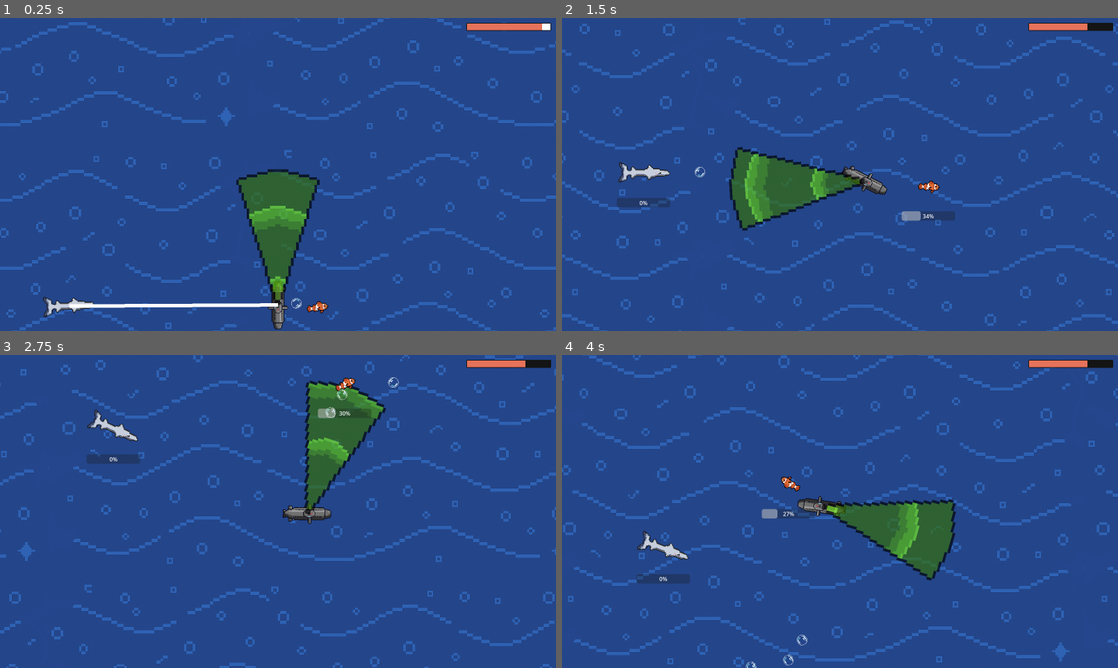
Above: before the commit, frames 1-4 (two rows, left to right).
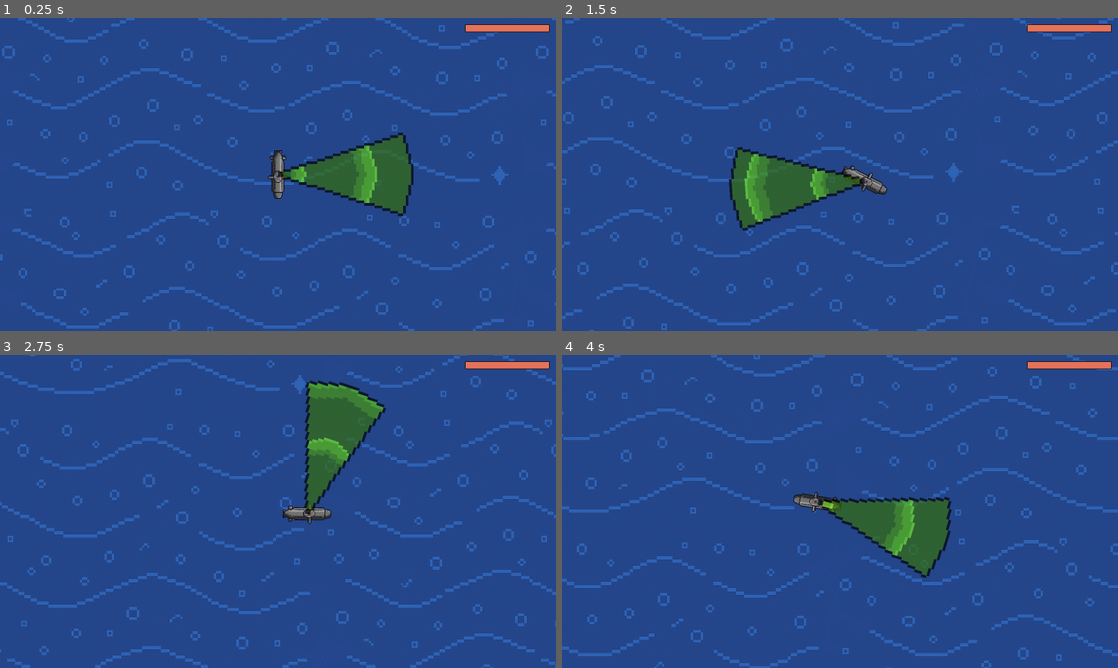
Above: after the commit, the same moments.

Repository: AbuHarambe/Deepsea_Invaders
Game: Godot game, scene res://Scenes/main.tscn
Two runs of this game, one before a commit and one after it. Both use one fixed random seed, a clock stepped at 60 frames per second and the inputs below. This scene is started directly instead of the project's main scene. The engine's default icon, where the game draws it, is replaced by a stand-in: a white triangle on a blue panel in a dark square.
Inputs (mouse positions are in pixels of both pictures, inside the frame that each line leads up to):
- Up to frame 1 (0.25 s): no input
- Up to frame 2 (1.5 s): move the mouse to (962, 158) at 0.52 s; hold D (Right) 0.53-1.28 s; click (962, 158) at 0.67 s; move the mouse to (728, 190) at 1.27 s; hold S (Down) from 1.28 s (still down)
- Up to frame 3 (2.75 s): move the mouse to (333, 442) at 2.02 s; release S (Down) at 2.03 s; hold D (Right) from 2.03 s (still down)
- Up to frame 4 (4 s): move the mouse to (812, 574) at 2.77 s; release D (Right) at 2.78 s; hold W (Up) 2.78-3.53 s; click (812, 574) at 2.92 s; move the mouse to (1006, 558) at 3.52 s; hold A (Left) from 3.53 s (still down)

The runs differ from the first frame. In frame 1, 18% of the frame differs, in the area x 0-100%, y 0-100%; in frame 2, 12%; in frame 3, 11%; in frame 4, 13%.

Commit message:
Spawner und Welt
Spawner funktioniert nochnicht
Welt ist jetzt limitiert

Diff:
--- a/Entities/Player/player.gd
+++ b/Entities/Player/player.gd
@@ -80,7 +80,11 @@
 	move_and_slide()
 
 	#clamp movement to water surface
-	global_position.y = max(global_position.y, WorldData.MAX_DEPTH_Y)
+	"""
+	global_position.y = max(global_position.y, WorldData.WATER_SURFACE_Y)
+	global_position.y = min(global_position.y, WorldData.MAX_DEPTH_Y)
+	print(global_position.y)
+	"""
 
 func _process(delta: float) -> void:
 	if is_instance_valid(scanner_node):
--- a/Entities/Player/player.tscn
+++ b/Entities/Player/player.tscn
@@ -47,7 +47,7 @@
 }
 
 [node name="Player" type="CharacterBody2D"]
-collision_mask = 21
+collision_mask = 23
 script = ExtResource("1_taegk")
 speed = 500
 
--- /dev/null
+++ b/Scenes/enemy_spawner.tscn
@@ -0,0 +1,6 @@
+[gd_scene load_steps=2 format=3 uid="uid://b27c1emc1wd2s"]
+
+[ext_resource type="Script" uid="uid://cv3n6ixbfq5cl" path="res://Scripts/enemy_spawner.gd" id="1_4l55s"]
+
+[node name="EnemySpawner" type="Node2D"]
+script = ExtResource("1_4l55s")
--- a/Scenes/main.tscn
+++ b/Scenes/main.tscn
@@ -1,44 +1,72 @@
-[gd_scene load_steps=9 format=3 uid="uid://dktdyic4puxgw"]
+[gd_scene load_steps=18 format=3 uid="uid://dktdyic4puxgw"]
 
 [ext_resource type="PackedScene" uid="uid://bg4a3kqnpolqt" path="res://Entities/Player/player.tscn" id="1_jjgbg"]
 [ext_resource type="Script" uid="uid://dc4utg2h24prv" path="res://Scripts/main.gd" id="1_jjvhh"]
 [ext_resource type="PackedScene" uid="uid://c38uipep74dgj" path="res://Scenes/background.tscn" id="2_ynf5e"]
 [ext_resource type="PackedScene" uid="uid://dj1shnag1egsc" path="res://Entities/Bars/health_bar.tscn" id="3_8gbba"]
-[ext_resource type="PackedScene" uid="uid://bflshfviyycqv" path="res://Entities/Templates/Projectile.tscn" id="3_21xkr"]
 [ext_resource type="PackedScene" uid="uid://dt1xkib48mtxs" path="res://Entities/Enemys/Clownfish_Rapidfire.tscn" id="3_344ge"]
+[ext_resource type="PackedScene" uid="uid://b27c1emc1wd2s" path="res://Scenes/enemy_spawner.tscn" id="4_6bp64"]
+[ext_resource type="PackedScene" uid="uid://t0cyx3fnd5y3" path="res://Scenes/wall.tscn" id="4_21xkr"]
 [ext_resource type="PackedScene" uid="uid://r36rk7hmid4c" path="res://Entities/Enemys/Barracuda_Sniper.tscn" id="5_6bp64"]
+[ext_resource type="PackedScene" uid="uid://dsyn54yxcb8n1" path="res://Entities/Enemys/Pufferfish_Tank.tscn" id="6_6iyac"]
 [ext_resource type="PackedScene" uid="uid://bcato4c1m12r2" path="res://Entities/Bars/generic_progress_bar.tscn" id="6_21xkr"]
+[ext_resource type="PackedScene" uid="uid://cl4pgawjyxh5q" path="res://Entities/Enemys/Parrot_Assasin.tscn" id="7_fdnlq"]
+[ext_resource type="PackedScene" uid="uid://boh088qdnu8et" path="res://Entities/Enemys/Seahorse_Sniper.tscn" id="8_jkdf5"]
+[ext_resource type="PackedScene" uid="uid://ct0qawatvsold" path="res://Entities/Enemys/Delpin_AOE.tscn" id="9_wsu2k"]
+[ext_resource type="PackedScene" uid="uid://b4e4md161bteq" path="res://Entities/Enemys/Tuna_AOE.tscn" id="10_h1bgf"]
+[ext_resource type="PackedScene" uid="uid://ut7xsb51d7is" path="res://Entities/Enemys/MahiMahi_Rapidfire.tscn" id="11_b3802"]
+[ext_resource type="PackedScene" uid="uid://dss4eu78weyxf" path="res://Entities/Enemys/Swordfish_Assasin.tscn" id="13_fevyy"]
+[ext_resource type="PackedScene" uid="uid://bqfom4p3l35hu" path="res://Entities/Enemys/Turtle_Tank.tscn" id="14_hibaj"]
 
 [node name="Main" type="Node2D"]
 position = Vector2(264, 792)
 script = ExtResource("1_jjvhh")
+
+[node name="EnemySpawner" parent="." node_paths=PackedStringArray("player_node") instance=ExtResource("4_6bp64")]
+position = Vector2(-1736, -1384)
+player_node = NodePath("../Player")
+ENEMY_POOL_A = Array[PackedScene]([ExtResource("3_344ge"), ExtResource("6_6iyac"), ExtResource("7_fdnlq"), ExtResource("8_jkdf5"), ExtResource("9_wsu2k")])
+ENEMY_POOL_B = Array[PackedScene]([ExtResource("10_h1bgf"), ExtResource("11_b3802"), ExtResource("5_6bp64"), ExtResource("13_fevyy"), ExtResource("14_hibaj")])
 
 [node name="Background" parent="." instance=ExtResource("2_ynf5e")]
 position = Vector2(504, 360)
 follow_node = NodePath("../Player")
 
 [node name="Player" parent="." groups=["player_group"] instance=ExtResource("1_jjgbg")]
-position = Vector2(587, -176)
-collision_mask = 5
+position = Vector2(-1736, -1384)
+collision_mask = 7
 
 [node name="GameCamera" type="Camera2D" parent="Player"]
 position_smoothing_enabled = true
 
-[node name="ClownfishRapidfire" parent="." instance=ExtResource("3_344ge")]
-position = Vector2(650, 198)
+[node name="Wall2" parent="." instance=ExtResource("4_21xkr")]
+position = Vector2(7616, -240)
 
-[node name="BarracudaSniper" parent="." instance=ExtResource("5_6bp64")]
-position = Vector2(-70, 89)
-ammo_scene = ExtResource("3_21xkr")
+[node name="Wall4" parent="." instance=ExtResource("4_21xkr")]
+position = Vector2(288, -3592)
+rotation = 1.5707964
+scale = Vector2(3, 3)
+
+[node name="Wall5" parent="." instance=ExtResource("4_21xkr")]
+position = Vector2(376, 5328)
+rotation = 1.5707964
+scale = Vector2(3, 3)
+
+[node name="Wall" parent="." instance=ExtResource("4_21xkr")]
+position = Vector2(-6256, -360)
 
 [node name="HUD_Layer" type="CanvasLayer" parent="."]
 
 [node name="Health_Bar" parent="HUD_Layer" groups=["progress_bars"] instance=ExtResource("3_8gbba")]
-offset_left = 1344.0
-offset_top = 16.0
-offset_right = 1584.0
-offset_bottom = 35.0
-metadata/_edit_use_anchors_ = true
+anchors_preset = 1
+anchor_left = 1.0
+anchor_right = 1.0
+offset_left = -260.0
+offset_top = 20.0
+offset_right = -20.0
+offset_bottom = 39.0
+grow_horizontal = 0
+size_flags_horizontal = 8
 
 [node name="Progress_Bar" parent="HUD_Layer" instance=ExtResource("6_21xkr")]
 visible = false
--- /dev/null
+++ b/Scenes/wall.tscn
@@ -0,0 +1,19 @@
+[gd_scene load_steps=3 format=3 uid="uid://t0cyx3fnd5y3"]
+
+[ext_resource type="Texture2D" uid="uid://bjhdtsjvr6wry" path="res://Assets/Visual/icon.svg" id="1_d155t"]
+
+[sub_resource type="RectangleShape2D" id="RectangleShape2D_yjehn"]
+size = Vector2(928, 6144)
+
+[node name="StaticBody2D" type="StaticBody2D"]
+collision_layer = 2
+collision_mask = 0
+
+[node name="Sprite2D" type="Sprite2D" parent="."]
+position = Vector2(-400, -12.000458)
+scale = Vector2(7.25, 48.0625)
+texture = ExtResource("1_d155t")
+
+[node name="CollisionShape2D" type="CollisionShape2D" parent="."]
+position = Vector2(-400, -8)
+shape = SubResource("RectangleShape2D_yjehn")
--- /dev/null
+++ b/Scripts/enemy_spawner.gd
@@ -0,0 +1,97 @@
+extends Node2D
+
+# --- New Limit Property ---
+## Maximum number of enemies allowed on screen at one time.
+@export var MAX_ENEMIES_ON_SCREEN: int = 8
+
+# --- Editable Properties in the Inspector ---
+@export var DIVIDE_X_POS: float = 500.0
+@export var player_node: Node2D
+@export var spawn_interval: float = 2.0
+
+# --- Enemy Pools ---
+@export var ENEMY_POOL_A: Array[PackedScene] = []
+@export var ENEMY_POOL_B: Array[PackedScene] = []
+
+# --- Internal Variables ---
+var spawn_timer: Timer
+
+func _ready():
+	# 1. Error check for empty pools
+	if ENEMY_POOL_A.is_empty() and ENEMY_POOL_B.is_empty():
+		push_error("Both enemy pools are empty. Spawner will not work.")
+		set_process(false)
+		return
+
+	# 2. Set up the spawn timer
+	spawn_timer = Timer.new()
+	add_child(spawn_timer)
+	spawn_timer.wait_time = spawn_interval
+	spawn_timer.one_shot = false
+	spawn_timer.autostart = true
+	spawn_timer.timeout.connect(_on_spawn_timer_timeout)
+	print(spawn_timer.time_left)
+
+func _on_spawn_timer_timeout():
+	print("timer timeout")
+	if is_instance_valid(player_node):
+
+		# --- NEW: Check the enemy count before spawning ---
+		if get_tree().get_nodes_in_group("enemies").size() >= MAX_ENEMIES_ON_SCREEN:
+			# Stop spawning if the limit is reached
+			print("Enemy limit reached (" + str(MAX_ENEMIES_ON_SCREEN) + "). Stopping spawn for now.")
+			return # Exit the function, skip spawning
+
+		spawn_enemy()
+	else:
+		spawn_timer.stop()
+
+# --- Core Spawning Logic ---
+
+func spawn_enemy():
+	print("trying to spawn enemy")
+	var current_pool: Array[PackedScene] = []
+
+	# [Rest of pool selection logic remains the same]
+	if player_node.global_position.x < DIVIDE_X_POS:
+		current_pool = ENEMY_POOL_A
+	else:
+		current_pool = ENEMY_POOL_B
+
+	if current_pool.is_empty():
+		# Fallback logic...
+		if current_pool == ENEMY_POOL_A and not ENEMY_POOL_B.is_empty():
+			current_pool = ENEMY_POOL_B
+		elif current_pool == ENEMY_POOL_B and not ENEMY_POOL_A.is_empty():
+			current_pool = ENEMY_POOL_A
+		else:
+			print("No enemies available to spawn.")
+			return
+
+	var enemy_scene = current_pool[randi() % current_pool.size()]
+	var enemy_instance = enemy_scene.instantiate()
+	var spawn_pos = determine_spawn_position(player_node.global_position)
+
+	enemy_instance.global_position = spawn_pos
+
+	# ----------------------------------------------------
+	# IMPORTANT: The Enemy MUST be added to the "enemies" Group!
+	# ----------------------------------------------------
+	# NOTE: It is best practice to add the group in the Enemy's scene file,
+	# but we can also do it here for completeness:
+	if not enemy_instance.is_in_group("enemies"):
+		enemy_instance.add_to_group("enemies")
+
+	get_parent().add_child(enemy_instance)
+
+	print("Spawned enemy from pool: " + ("A" if current_pool == ENEMY_POOL_A else "B") +
+		  ". Current count: " + str(get_tree().get_nodes_in_group("enemies").size()))
+
+# --- Utility Function for Spawn Position (Remains the same) ---
+
+func determine_spawn_position(player_pos: Vector2) -> Vector2:
+	var distance = randf_range(800, 1000)
+	var angle = randf() * TAU
+
+	var offset = Vector2(cos(angle), sin(angle)) * distance
+	return player_pos + offset
--- a/Scripts/world_data.gd
+++ b/Scripts/world_data.gd
@@ -4,4 +4,4 @@
 @export var WATER_SURFACE_Y: float = 0.0
 
 ## (Optional) Global bottom limit
-@export var MAX_DEPTH_Y: float = 2000.0
+@export var MAX_DEPTH_Y: float = 3000.0
--- a/project.godot
+++ b/project.godot
@@ -25,6 +25,7 @@
 
 window/size/viewport_width=1600
 window/size/viewport_height=900
+window/size/initial_position_type=3
 window/stretch/mode="viewport"
 window/stretch/aspect="expand"
 
Not shown, added: Scripts/enemy_spawner.gd.uid
